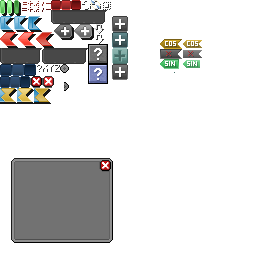
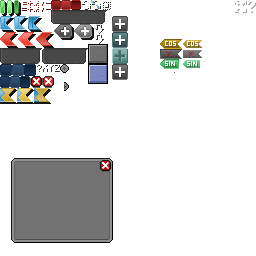
Layer changes from the first (256, 256) image to the second:
added layer "Icon button" above "Icons" over [left=94, top=48, right=103, bottom=81]
renamed "HelpButton" to "Icons", painted on it over [left=94, top=1, right=255, bottom=81]
added layer "Icon shadows" (35%) above "PopUp #1" over [left=235, top=1, right=256, bottom=13]
